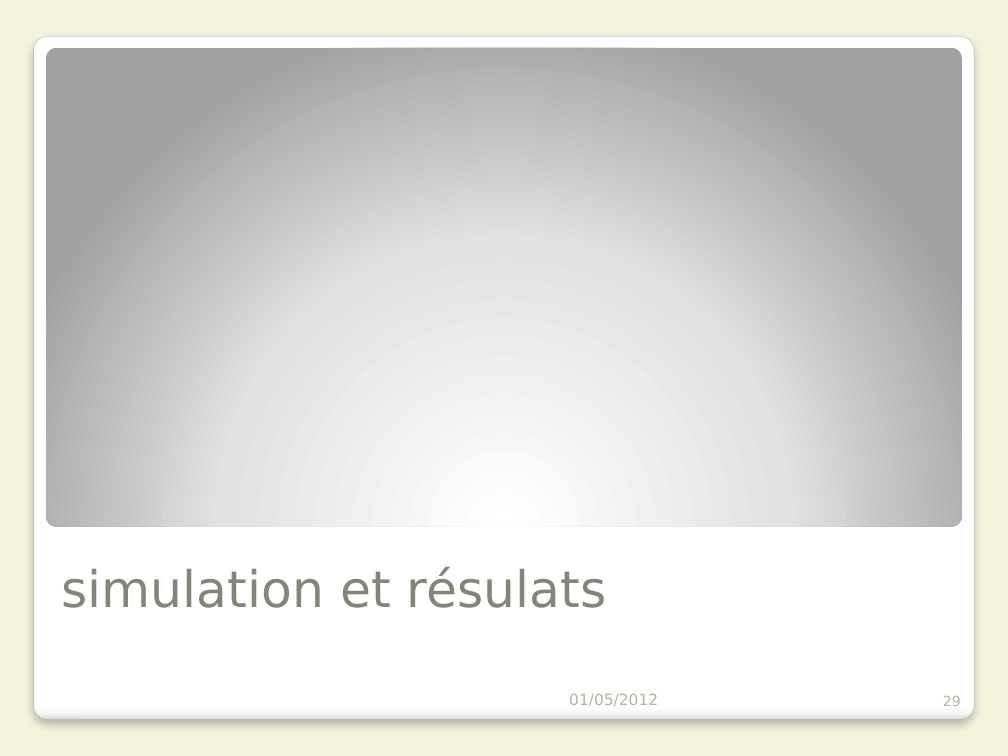
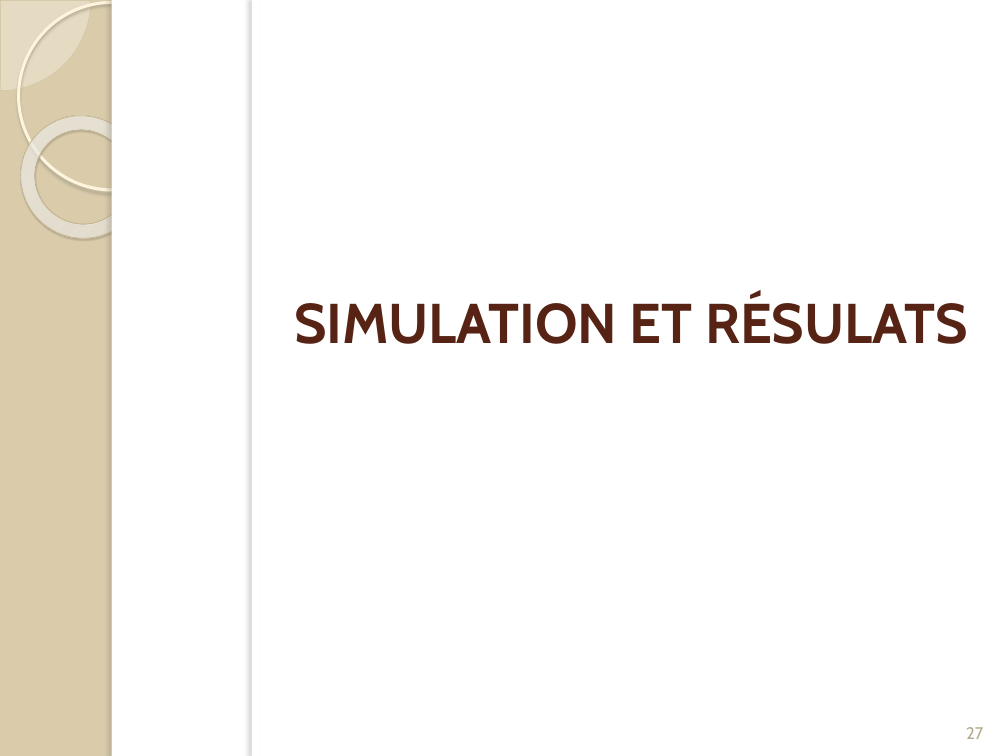
Before and after one commit to Patre/Energy-saving-in-sensors--networks, a slide deck: slide 27 of Redaction/Presentation/pres.pptx (slide 29 before the commit). Drawn at 1008x756 pixels with LibreOffice and Linux fonts; fonts in the diff are those of the drawing. Boxes give left, top, right and bottom in pixels: in the first picture for what was removed or moved away, otherwise in the second. Text is boxed around its words. In the diff, an @@ line names an element or a change of style, - is before the commit and + after.

```diff
--- a/Redaction/Presentation/pres.pptx
+++ b/Redaction/Presentation/pres.pptx
@@ background #F3F2DC to #DACCAB @@
@@ pie slice (boxed as its full ellipse) added at (0, 0, 91, 91), fill #FEFAF4 at 33% opacity, outline #D3C39F 0.25 pt @@
@@ ellipse added at (18, 2, 206, 190), outline #FFF5DE 2.15 pt @@
@@ rectangle added at (112, 0, 1008, 756), fill #FFFFFF @@
@@ rectangle added at (112, 0, 120, 756), fill #FFFFFF @@
@@ rectangle added at (252, 0, 1008, 756), fill #FFFFFF @@
@@ rectangle added at (252, 0, 260, 756), fill #FFFFFF @@
@@ rounded rectangle removed at (33, 36, 974, 720) @@
@@ rounded rectangle removed at (46, 47, 962, 526) @@
@@ donut added at (0, 91, 169, 263), fill gradient #FFFCF6 to #FFFEFB to #F0D28E, outline #C7B893 0.58 pt @@
@@ title "SIMULATION ET RÉSULATS" at (294, 295, 968, 344): vertical alignment bottom to top @@
@@ title at (294, 295, 968, 344): text changed; size 36 to 40 pt; font DejaVu Sans to Cabin; text colour #858478 to #572314; bold on @@
-simulation et résulats
+SIMULATION ET RÉSULATS
@@ text removed at (569, 694, 658, 706) @@
-01/05/2012
@@ page number removed at (943, 696, 961, 706) @@
-29
@@ page number added at (966, 727, 983, 739), 12 pt, text #B6A98A @@
+27
```
Also in this commit, not shown: 22 other slides changed, 5 slides added, 15 slides removed, 5 other files.
